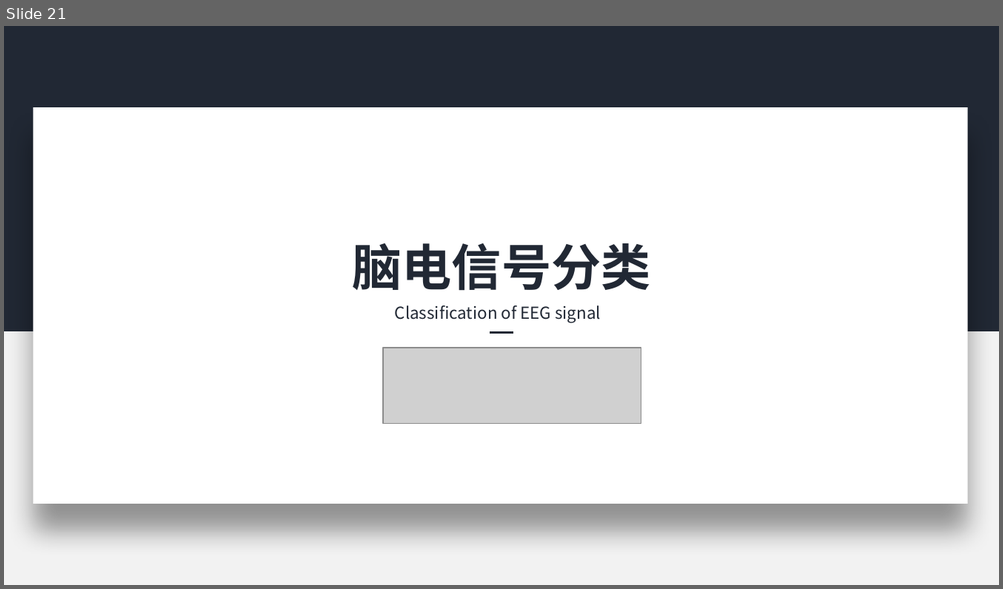
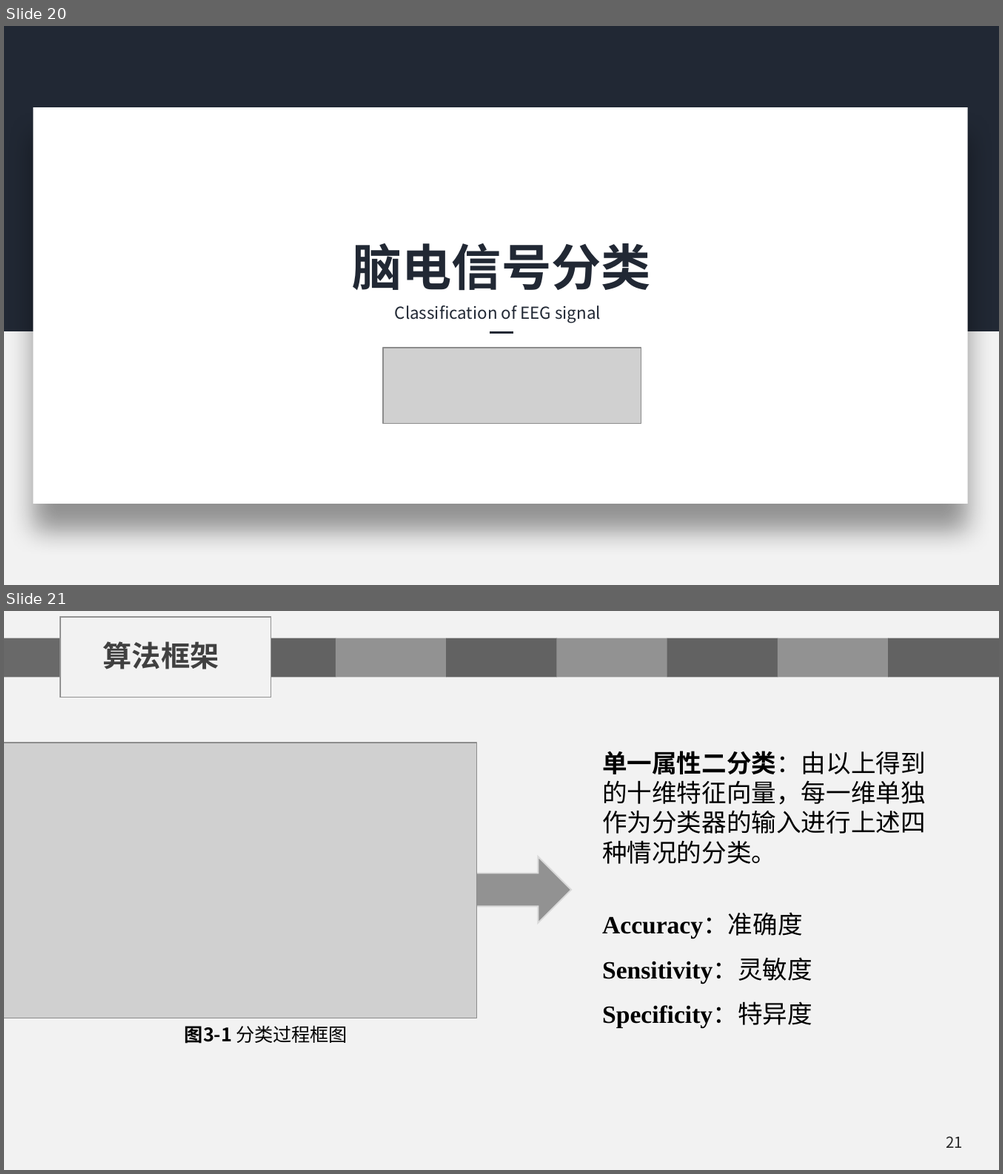
Before and after one commit to chenshuaihua/Graduate, a slide deck: 毕设文件/陈帅华-2016014016-自实1601-中期答辩.pptx. Shown one above the other, each under a label of ours: slide 21 before the commit, slides 20 and 21 after it. The pictures are 1003x589 and 1003x1174 pixels, drawn with LibreOffice and Linux fonts; fonts in the diff are those of the drawing; grey boxes stand for pictures; background and template pictures are left out. Boxes give left, top, right and bottom in pixels: in the first picture for what was removed or moved away, otherwise in the second. Text is boxed around its words. In the diff, an @@ line names an element or a change of style, - is before the commit and + after.

Commit message:
新增分类结果.xlsx，将所有分类结果移到其中,进一步完善中期答辩ppt

```diff
--- a/毕设文件/陈帅华-2016014016-自实1601-中期答辩.pptx
+++ b/毕设文件/陈帅华-2016014016-自实1601-中期答辩.pptx
@@ slide 21 added at [4,611,999,1170], background #F2F2F2 @@
@@ rectangle added at [61,617,272,698], outline #929292 1 pt @@
@@ text added at [103,641,219,669], 21 pt, text #404040, bold @@
+算法框架
@@ group added at [4,638,999,677]: 8 rectangles @@
@@ picture added at [4,743,476,1019] @@
@@ text added at [602,751,925,864], 18 pt, text #000000 @@
+单一属性二分类：由以上得到的十维特征向量，每一维单独作为分类器的输入进行上述四种情况的分类。
@@ right arrow added at [469,857,571,923], fill #929292, outline #D9D9D9 1 pt @@
@@ text added at [602,914,812,1028], 18 pt, text #000000, bold @@
+Accuracy：准确度
+Sensitivity：灵敏度
+Specificity：特异度
@@ text added at [185,1025,347,1044], 13.5 pt, text #000000 @@
+图3-1 分类过程框图
@@ page number added at [946,1136,963,1148], 11 pt, text #262626 @@
+21
@@ what was slide 21 is now slide 20 @@
```
Also in this commit, not shown: 5 slides changed, 3 other slides added, 1 slide removed, 24 other files.
